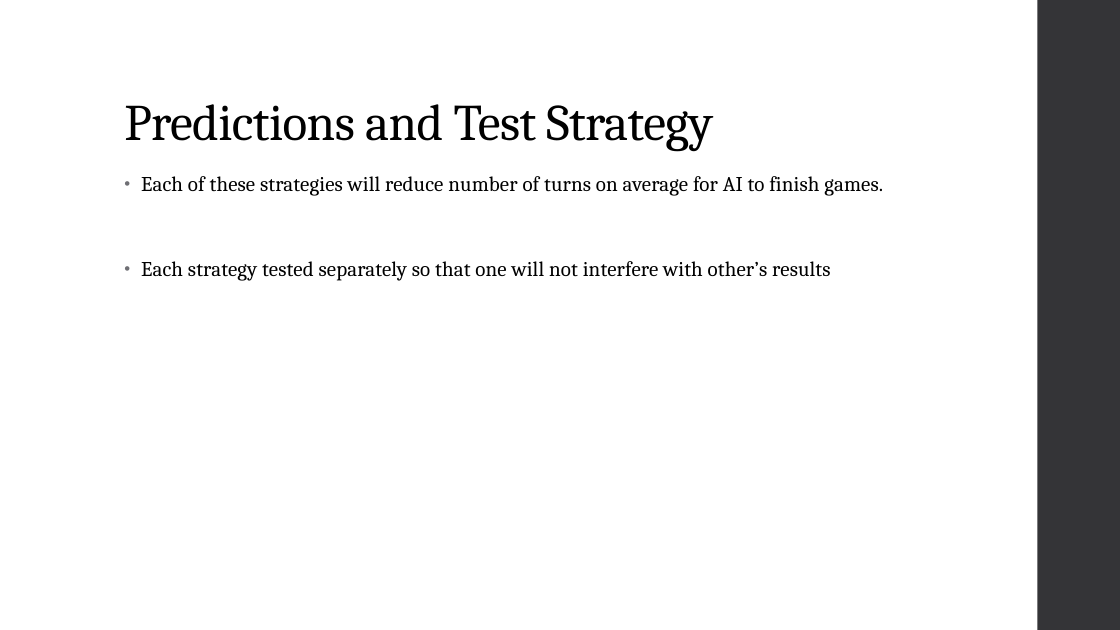
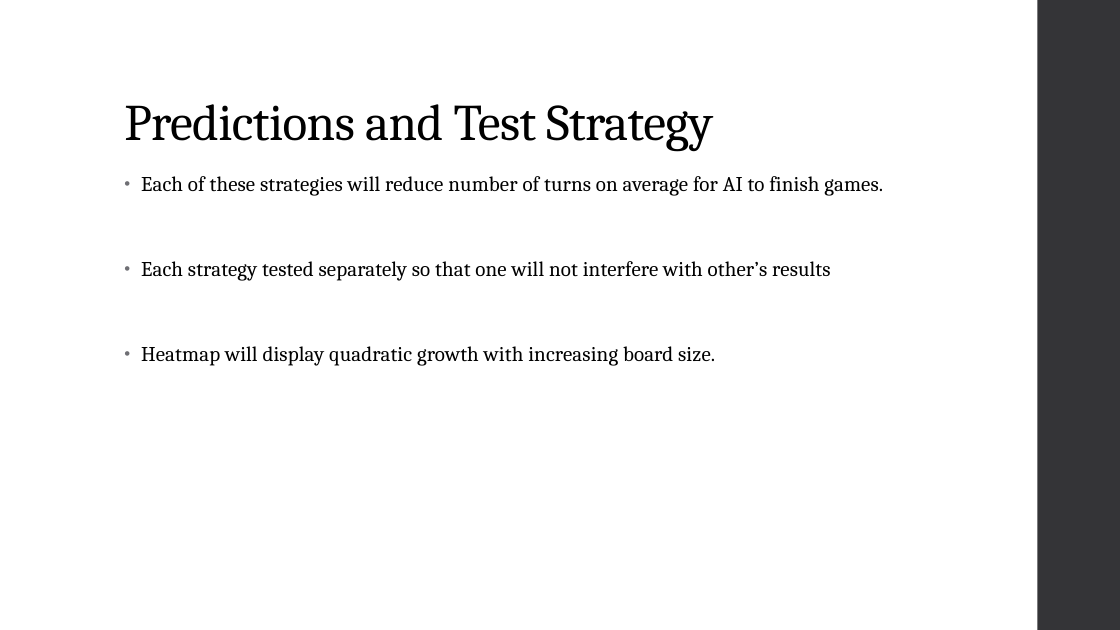
Before and after one commit to JPDepew/BattleShip, a slide deck: slide 4 of Presentation.pptx. Drawn at 1120x630 pixels with LibreOffice and Linux fonts; fonts in the diff are those of the drawing. Boxes give left, top, right and bottom in pixels: in the first picture for what was removed or moved away, otherwise in the second. Text is boxed around its words. In the diff, an @@ line names an element or a change of style, - is before the commit and + after.

```diff
--- a/Presentation.pptx
+++ b/Presentation.pptx
@@ text at (x1=141, y1=346, x2=715, y2=366): paragraph added @@
+• Heatmap will display quadratic growth with increasing board size.
```
Also in this commit, not shown: 2 slides added, 2 other files.
